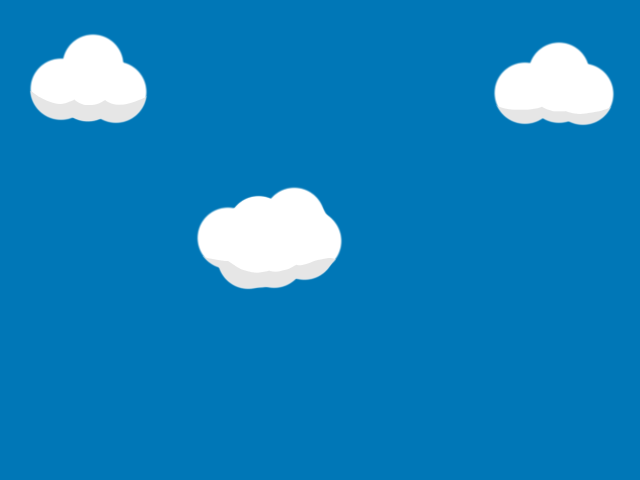
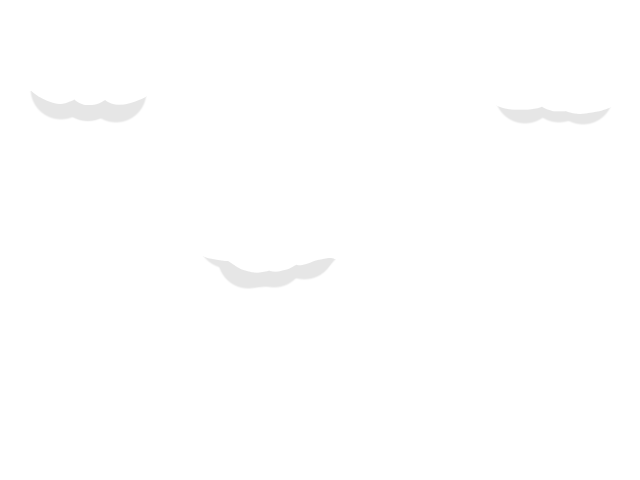
Revision of a layered 640 x 480 image; what changed, layer by layer:
hid "Layer 1" over [0, 0, 640, 480]
